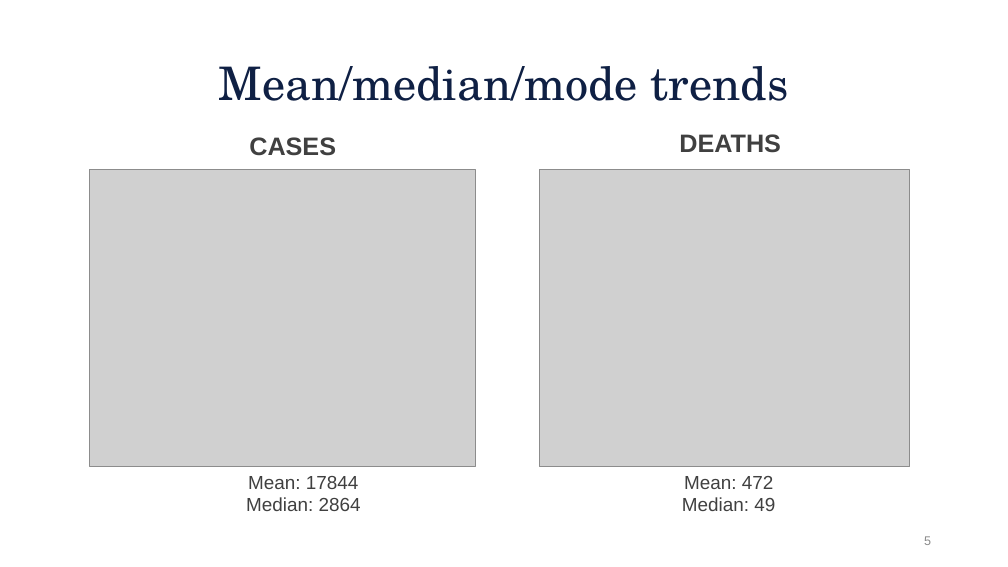
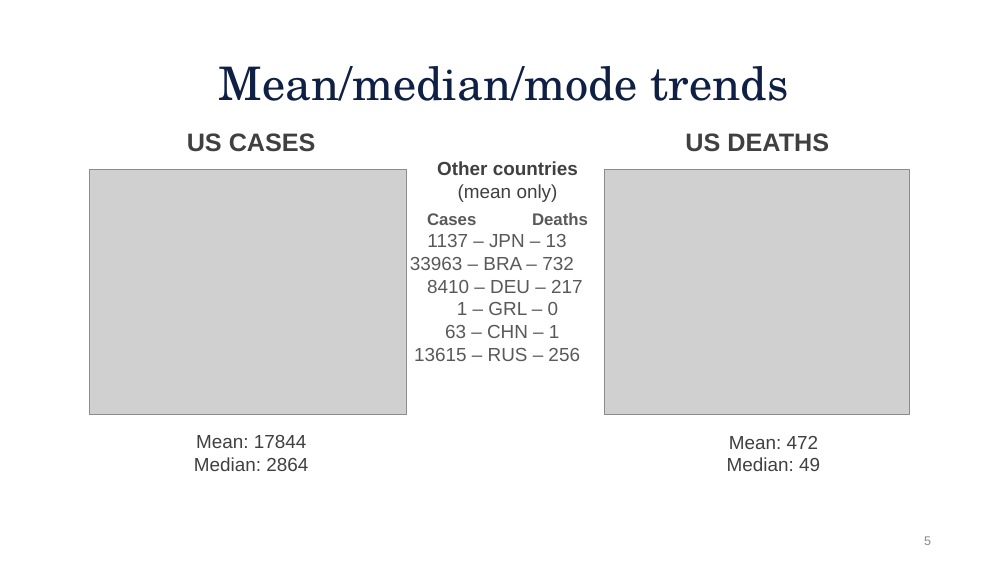
Before and after one commit to aiwayemi/Group-1, a slide deck: slide 5 of ProjPresentation.pptx. Drawn at 1008x567 pixels with LibreOffice and Linux fonts; fonts in the diff are those of the drawing; grey boxes stand for pictures; background and template pictures are left out. Boxes give left, top, right and bottom in pixels: in the first picture for what was removed or moved away, otherwise in the second. Text is boxed around its words. In the diff, an @@ line names an element or a change of style, - is before the commit and + after.

Commit message:
added international data for stage 2

```diff
--- a/ProjPresentation.pptx
+++ b/ProjPresentation.pptx
@@ text at (x1=187, y1=133, x2=316, y2=152): text changed @@
-CASES
+US CASES
@@ text at (x1=685, y1=133, x2=829, y2=152): text changed @@
-DEATHS
+US DEATHS
@@ picture resized from (x1=90, y1=169, x2=475, y2=467) to (x1=90, y1=169, x2=407, y2=414) @@
@@ text added at (x1=437, y1=161, x2=578, y2=202), 18 pt, text #404040, bold @@
+Other countries (mean only)
@@ picture resized from (x1=539, y1=169, x2=910, y2=467) to (x1=605, y1=169, x2=910, y2=414) @@
@@ text added at (x1=410, y1=213, x2=588, y2=361), 18 pt, text #595959 @@
+Cases Deaths
+1137 – JPN – 13
+33963 – BRA – 732
+8410 – DEU – 217
+1 – GRL – 0
+63 – CHN – 1
+13615 – RUS – 256
@@ text "Mean: 17844" moved from (x1=246, y1=476, x2=361, y2=511) to (x1=194, y1=435, x2=308, y2=471) @@
@@ text "Mean: 472" moved from (x1=682, y1=476, x2=775, y2=511) to (x1=727, y1=436, x2=820, y2=471) @@
```
